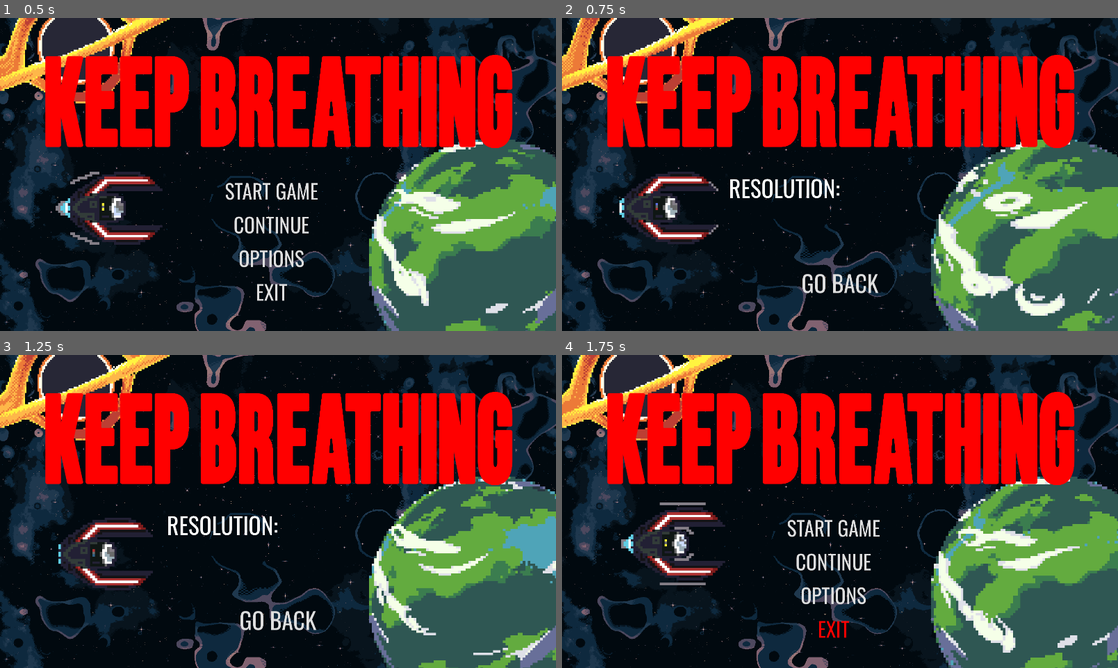
Above: before the commit, frames 1-4 (two rows, left to right).
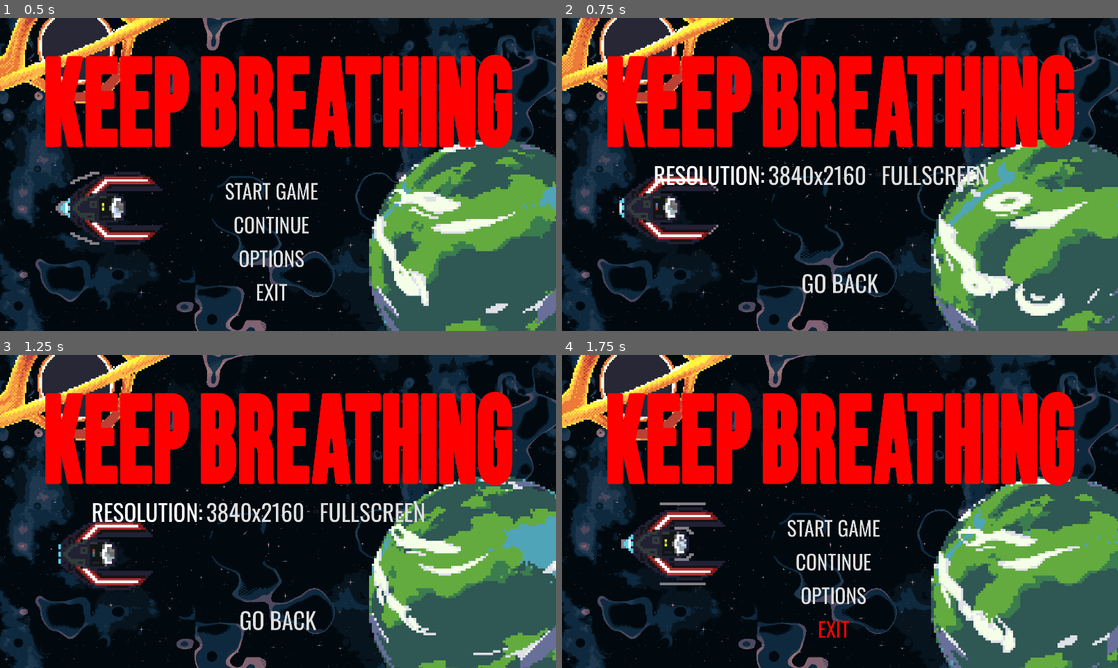
Above: after the commit, the same moments.

Repository: jczm05/godot-4-keep-breathing
Game: Godot game, scene res://scenes/main_menu.tscn
The game is run twice, just before and just after one commit, with the same random seed, the same clock (stepped at 60 frames per second) and the same inputs.
Inputs:
- Up to frame 1 (0.5 s): no input
- Up to frame 2 (0.75 s): click "OPTIONS" at 0.5 s
- Up to frame 3 (1.25 s): no input
- Up to frame 4 (1.75 s): click "GO BACK" at 1.25 s

Frame 1 is identical in both runs. In frame 2, 2.1% of the frame differs, in the area x 16-77%, y 47-58%; in frame 3, 2.1%; in frame 4, nothing differs.

Commit message:
added music and resolutions

Diff:
--- /dev/null
+++ b/autoloads/music_player.tscn
@@ -0,0 +1,8 @@
+[gd_scene load_steps=2 format=3 uid="uid://rhl07t5mxp6q"]
+
+[ext_resource type="Script" path="res://scripts/audio_player.gd" id="1_rx7pw"]
+
+[node name="Node" type="Node"]
+script = ExtResource("1_rx7pw")
+
+[node name="Music" type="AudioStreamPlayer" parent="."]
--- a/project.godot
+++ b/project.godot
@@ -11,20 +11,25 @@
 [application]
 
 config/name="Keep Breathing"
+config/version="0.1"
 run/main_scene="res://scenes/main_menu.tscn"
 config/features=PackedStringArray("4.3", "Forward Plus")
+run/max_fps=60
 boot_splash/bg_color=Color(0, 0, 0, 1)
 boot_splash/image="res://assets/logo.png"
 config/icon="res://assets/logo.png"
+
+[autoload]
+
+MusicPlayer="*res://autoloads/music_player.tscn"
 
 [display]
 
 window/size/viewport_width=1920
 window/size/viewport_height=1080
-window/size/mode=3
 window/size/resizable=false
-window/size/borderless=true
 window/stretch/mode="viewport"
+window/stretch/aspect="ignore"
 mouse_cursor/custom_image="res://assets/sprites/alt_cursor.png"
 window/canvas_textures/default_texture_filter=1
 
@@ -64,3 +69,7 @@
 , Object(InputEventKey,"resource_local_to_scene":false,"resource_name":"","device":-1,"window_id":0,"alt_pressed":false …(183 unchanged characters)…
 ]
 }
+
+[rendering]
+
+environment/defaults/default_clear_color=Color(0, 0, 0, 1)
--- a/scenes/level_1.tscn
+++ b/scenes/level_1.tscn
@@ -1,6 +1,7 @@
-[gd_scene load_steps=24 format=4 uid="uid://de0kwungnqr2g"]
+[gd_scene load_steps=25 format=4 uid="uid://de0kwungnqr2g"]
 
 [ext_resource type="Texture2D" uid="uid://di8icfn3qthda" path="res://assets/sprites/Space Background.png" id="1_1qdhr"]
+[ext_resource type="Script" path="res://scripts/level_1.gd" id="1_y772u"]
 [ext_resource type="Texture2D" uid="uid://bh4gabpyg6cbg" path="res://assets/sprites/SHIPLEVELTEXTURES.png" id="2_wkpfp"]
 [ext_resource type="PackedScene" uid="uid://c364tf7gdw6mm" path="res://scenes/ship.tscn" id="3_e067m"]
 [ext_resource type="PackedScene" uid="uid://cwh364w0o6khj" path="res://scenes/next_level.tscn" id="4_sq37n"]
@@ -173,6 +174,7 @@
 sources/0 = SubResource("TileSetAtlasSource_phm4c")
 
 [node name="first_level" type="Node2D"]
+script = ExtResource("1_y772u")
 
 [node name="Panel" type="Panel" parent="."]
 texture_filter = 1
--- a/scenes/options_menu.tscn
+++ b/scenes/options_menu.tscn
@@ -7,6 +7,7 @@
 [ext_resource type="Texture2D" uid="uid://cm6c1riukmf6v" path="res://assets/sprites/nave.png" id="4_rmca4"]
 [ext_resource type="Texture2D" uid="uid://5hn8b8xik4fy" path="res://assets/logo.png" id="6_teo4c"]
 [ext_resource type="FontFile" uid="uid://c8bx2tonerfbp" path="res://assets/fonts/Oswald-VariableFont_wght.ttf" id="7_0yvqp"]
+[ext_resource type="Script" path="res://scripts/option_button.gd" id="8_w06wo"]
 
 [sub_resource type="StyleBoxTexture" id="StyleBoxTexture_t0c37"]
 texture = ExtResource("1_1lprm")
@@ -817,6 +818,10 @@
 [sub_resource type="StyleBoxEmpty" id="StyleBoxEmpty_63r65"]
 
 [sub_resource type="StyleBoxEmpty" id="StyleBoxEmpty_bx4ic"]
+
+[sub_resource type="StyleBoxEmpty" id="StyleBoxEmpty_3382g"]
+
+[sub_resource type="StyleBoxEmpty" id="StyleBoxEmpty_5p3se"]
 
 [node name="Main Menu" type="Control"]
 layout_mode = 3
@@ -917,18 +922,44 @@
 text = "GO BACK"
 flat = true
 
-[node name="Label" type="Label" parent="."]
+[node name="HBoxContainer" type="HBoxContainer" parent="."]
 layout_mode = 1
-anchors_preset = 6
-anchor_left = 1.0
+anchors_preset = 14
 anchor_top = 0.5
 anchor_right = 1.0
 anchor_bottom = 0.5
-offset_left = -384.0
-offset_top = -15.0
-offset_bottom = 105.0
-grow_horizontal = 0
+offset_left = -276.0
+offset_top = -60.0
+offset_right = 144.0
+offset_bottom = 60.0
+grow_horizontal = 2
 grow_vertical = 2
+script = ExtResource("8_w06wo")
+
+[node name="Label" type="Label" parent="HBoxContainer"]
+layout_mode = 2
 theme_override_fonts/font = ExtResource("7_0yvqp")
 theme_override_font_sizes/font_size = 80
 text = "RESOLUTION:"
+
+[node name="Res_OptionButton" type="OptionButton" parent="HBoxContainer"]
+layout_mode = 2
+theme_override_colors/font_hover_color = Color(1, 0, 0, 1)
+theme_override_colors/font_pressed_color = Color(0.364706, 0.364706, 0.364706, 1)
+theme_override_fonts/font = ExtResource("7_0yvqp")
+theme_override_font_sizes/font_size = 80
+theme_override_styles/focus = SubResource("StyleBoxEmpty_3382g")
+flat = true
+
+[node name="FullScreen_CheckBox" type="CheckBox" parent="HBoxContainer"]
+layout_mode = 2
+theme_override_fonts/font = ExtResource("7_0yvqp")
+theme_override_font_sizes/font_size = 80
+theme_override_styles/focus = SubResource("StyleBoxEmpty_5p3se")
+text = "FULLSCREEN"
+flat = true
+expand_icon = true
+
+[connection signal="item_selected" from="HBoxContainer/Res_OptionButton" to="." method="_on_option_button_item_selected"]
+[connection signal="item_selected" from="HBoxContainer/Res_OptionButton" to="HBoxContainer" method="_on_option_button_item_selected"]
+[connection signal="toggled" from="HBoxContainer/FullScreen_CheckBox" to="HBoxContainer" method="_on_full_screen_check_box_toggled"]
--- /dev/null
+++ b/scripts/audio_player.gd
@@ -0,0 +1,21 @@
+extends Node
+
+var menu_music = load("res://music/1-MGS3MM.mp3")
+var level1_music = load("res://music/2-MGS3LVL.mp3")
+
+func _ready():
+	pass
+
+func play_menu_music():
+	#$Music.stream = menu_music
+	#$Music.play()
+	if $Music.stream == menu_music:
+		return
+	$Music.stream = menu_music
+	$Music.play()
+
+func play_level1_music():
+	if $Music.stream == level1_music:
+		return
+	$Music.stream = level1_music
+	$Music.play()
--- /dev/null
+++ b/scripts/level_1.gd
@@ -0,0 +1,7 @@
+extends Node2D
+
+
+# Called when the node enters the scene tree for the first time.
+func _ready() -> void:
+	MusicPlayer.play_level1_music()
+	pass # Replace with function body.
--- a/scripts/menu.gd
+++ b/scripts/menu.gd
@@ -7,6 +7,7 @@
 
 # Called when the node enters the scene tree for the first time.
 func _ready() -> void:
+	MusicPlayer.play_menu_music()
 	start_game.button_down.connect(on_start_pressed)
 	exit.button_down.connect(on_exit_pressed)
 	options.button_down.connect(on_options_pressed)
--- /dev/null
+++ b/scripts/option_button.gd
@@ -0,0 +1,48 @@
+extends HBoxContainer
+
+@onready var option_button: OptionButton = $Res_OptionButton
+@onready var full_screen_check_box: CheckBox = $FullScreen_CheckBox
+
+var Resolutions: Dictionary = {"3840x2160":Vector2i(3840,2160),
+								"2560x1440":Vector2i(2560,1440),
+								"1920x1080":Vector2i(1920,1080),
+								"1600x900":Vector2i(1600,900),
+								"1366x768":Vector2i(1366,768),
+								"1280x720":Vector2i(1280,720)}
+
+# Called when the node enters the scene tree for the first time.
+func _ready() -> void:
+	Add_Resolution()
+	Check_Variables()
+
+func Check_Variables():
+	var _window = get_window()
+	var mode = _window.get_mode()
+	if mode == Window.MODE_FULLSCREEN:
+		full_screen_check_box.set_pressed_no_signal(true)
+
+func Add_Resolution():
+	var Current_Res = get_window().get_size()
+	var ID = 0
+	for r in Resolutions:
+		option_button.add_item(r, ID)
+		if Resolutions[r] == Current_Res:
+			option_button.select(ID)
+		ID += 1
+func _on_option_button_item_selected(index):
+	var ID = option_button.get_item_text(index)
+	get_window().set_size(Resolutions[ID])
+	Center_Window()
+
+func Center_Window():
+	var Centre_Screen = DisplayServer.screen_get_position()+DisplayServer.screen_get_size()/2
+	var Window_Size = get_window().get_size_with_decorations()
+	get_window().set_position(Centre_Screen-Window_Size/2)
+
+
+func _on_full_screen_check_box_toggled(toggled_on):
+	if toggled_on:
+		get_window().set_mode(Window.MODE_FULLSCREEN)
+	else:
+		get_window().set_mode(Window.MODE_WINDOWED)
+		Center_Window()
Not shown, added: music/1-MGS3MM.mp3.import
Not shown, added: music/2-MGS3LVL.mp3.import
Not shown: 1 places in scenes/options_menu.tscn that only renumber resources
Not shown, added: music/1-MGS3MM.mp3
Not shown, added: music/2-MGS3LVL.mp3
